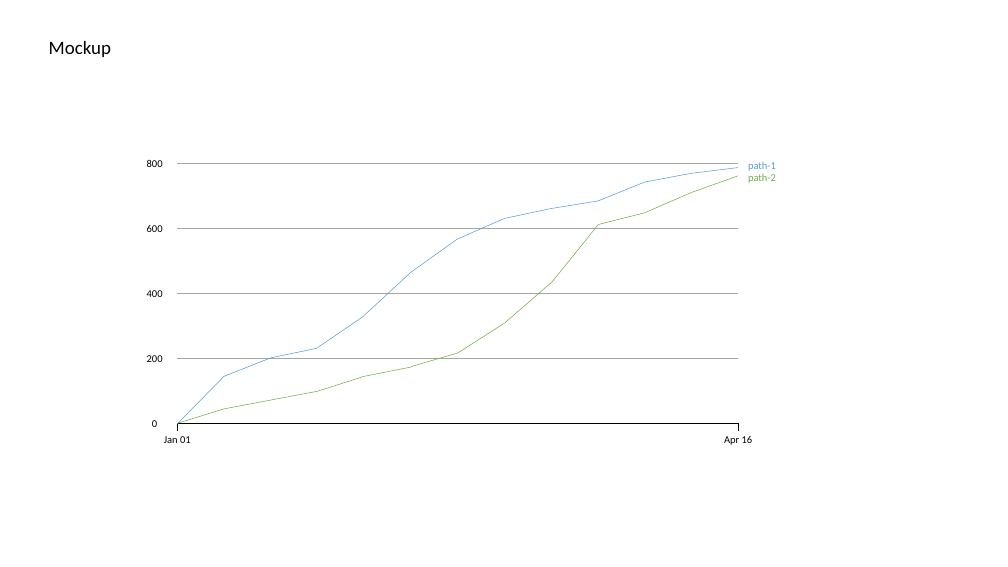
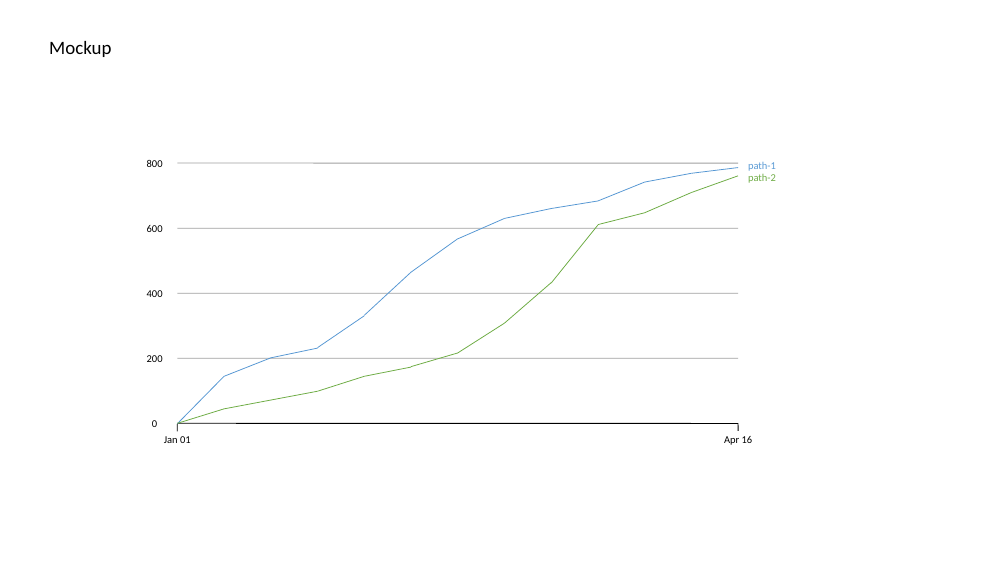
Before and after one commit to phuctv95/try-it, a slide deck: slide 2 of web-page/chart/chart.js.pptx. Drawn at 1008x567 pixels with LibreOffice and Linux fonts; fonts in the diff are those of the drawing. Boxes give left, top, right and bottom in pixels: in the first picture for what was removed or moved away, otherwise in the second. Text is boxed around its words. In the diff, an @@ line names an element or a change of style, - is before the commit and + after.

```diff
--- a/web-page/chart/chart.js.pptx
+++ b/web-page/chart/chart.js.pptx
@@ line (178, 163) - (738, 163): stroke #A5A5A5 0.5 pt to #A1A1A1 0.75 pt @@
@@ line (645, 182) - (692, 173): stroke #5B9BD5 0.5 pt to #5698D3 0.75 pt @@
@@ line (691, 193) - (738, 176): stroke #70AD47 0.5 pt to #6DAC43 0.75 pt @@
@@ line (692, 173) - (738, 168): stroke #5B9BD5 0.5 pt to #5698D3 0.75 pt @@
@@ line (504, 219) - (551, 209): stroke #5B9BD5 0.5 pt to #5698D3 0.75 pt @@
@@ line (551, 209) - (598, 201): stroke #5B9BD5 0.5 pt to #5698D3 0.75 pt @@
@@ line (598, 201) - (645, 182): stroke #5B9BD5 0.5 pt to #5698D3 0.75 pt @@
@@ line (645, 212) - (691, 193): stroke #70AD47 0.5 pt to #6DAC43 0.75 pt @@
@@ line (178, 228) - (738, 228): stroke #A5A5A5 0.5 pt to #A1A1A1 0.75 pt @@
@@ line (411, 272) - (457, 239): stroke #5B9BD5 0.5 pt to #5698D3 0.75 pt @@
@@ line (457, 239) - (504, 219): stroke #5B9BD5 0.5 pt to #5698D3 0.75 pt @@
@@ line (551, 283) - (598, 225): stroke #70AD47 0.5 pt to #6DAC43 0.75 pt @@
@@ line (598, 225) - (645, 212): stroke #70AD47 0.5 pt to #6DAC43 0.75 pt @@
@@ line (178, 293) - (738, 293): stroke #A5A5A5 0.5 pt to #A1A1A1 0.75 pt @@
@@ line (364, 315) - (411, 272): stroke #5B9BD5 0.5 pt to #5698D3 0.75 pt @@
@@ line (504, 323) - (551, 283): stroke #70AD47 0.5 pt to #6DAC43 0.75 pt @@
@@ line (318, 348) - (364, 316): stroke #5B9BD5 0.5 pt to #5698D3 0.75 pt @@
@@ line (457, 353) - (504, 323): stroke #70AD47 0.5 pt to #6DAC43 0.75 pt @@
@@ line (178, 358) - (738, 358): stroke #A5A5A5 0.5 pt to #A1A1A1 0.75 pt @@
@@ line (224, 377) - (271, 358): stroke #5B9BD5 0.5 pt to #5698D3 0.75 pt @@
@@ line (271, 358) - (318, 348): stroke #5B9BD5 0.5 pt to #5698D3 0.75 pt @@
@@ line (411, 367) - (457, 353): stroke #70AD47 0.5 pt to #6DAC43 0.75 pt @@
@@ line (178, 424) - (224, 377): stroke #5B9BD5 0.5 pt to #5698D3 0.75 pt @@
@@ line moved from (178, 423) - (224, 409) to (318, 392) - (364, 377) @@
@@ line (318, 392) - (364, 377): stroke #70AD47 0.5 pt to #6DAC43 0.75 pt @@
@@ line removed from (318, 392) to (364, 377) @@
@@ line (364, 377) - (411, 368): stroke #70AD47 0.5 pt to #6DAC43 0.75 pt @@
@@ line added from (178, 423) to (224, 409), #6DAC43 0.75 pt @@
@@ line (224, 409) - (271, 400): stroke #70AD47 0.5 pt to #6DAC43 0.75 pt @@
@@ line (271, 400) - (318, 392): stroke #70AD47 0.5 pt to #6DAC43 0.75 pt @@
@@ line (178, 424) - (178, 432): stroke #000000 0.5 pt to #000000 0.75 pt @@
@@ line (178, 423) - (738, 423): stroke #000000 0.5 pt to #000000 0.75 pt @@
@@ line (738, 423) - (738, 431): stroke #000000 0.5 pt to #000000 0.75 pt @@
```
Also in this commit, not shown: 2 other slides changed, 1 slide removed.
